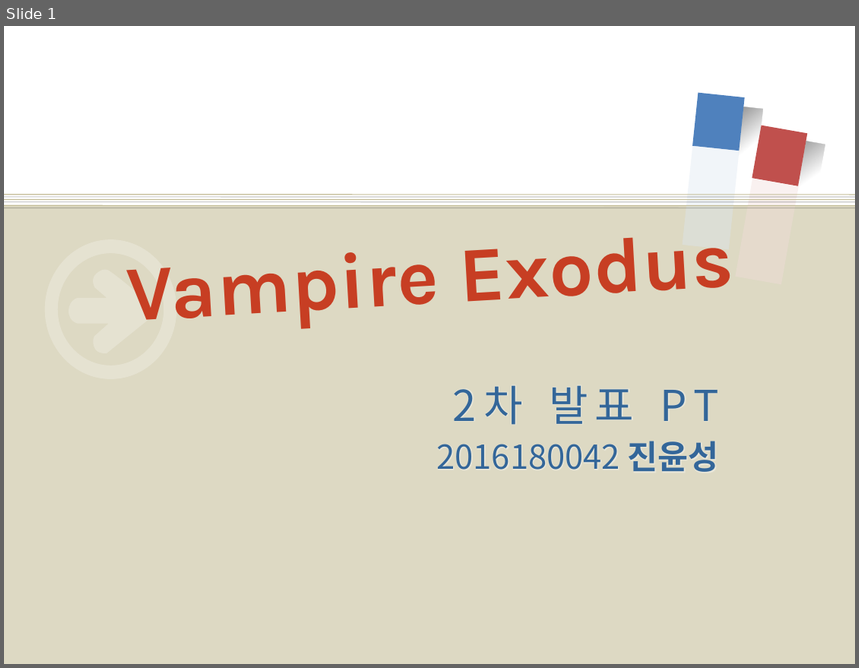
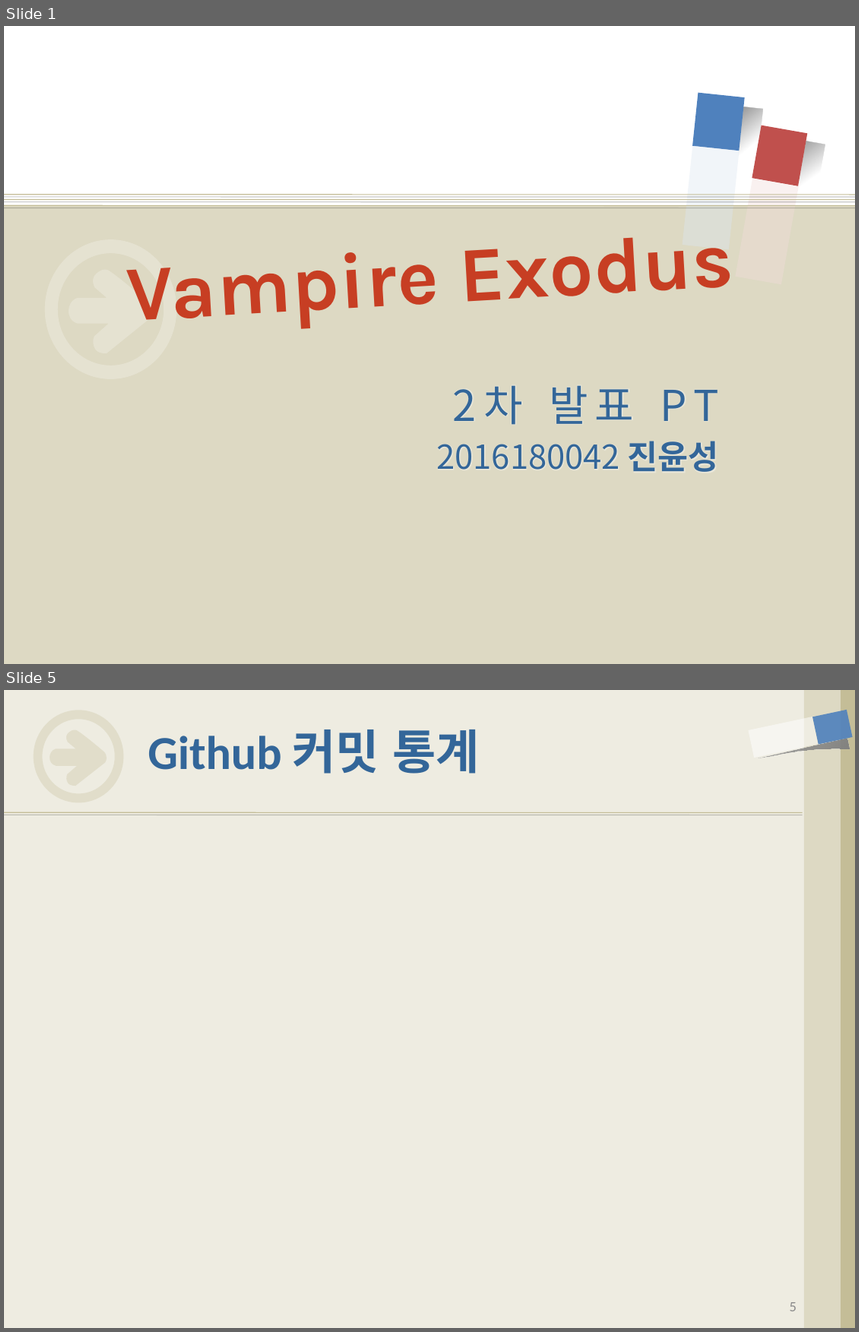
Before and after one commit to iconstudio/2017-Platformer, a slide deck: slides/Exodus_20171105.pptx. Shown one above the other, each under a label of ours: slide 1 before the commit, slides 1 and 5 after it; the slides between them are not shown. The pictures are 859x668 and 859x1332 pixels, drawn with LibreOffice and Linux fonts; fonts in the diff are those of the drawing; background and template pictures are left out. Boxes give left, top, right and bottom in pixels: in the first picture for what was removed or moved away, otherwise in the second. Text is boxed around its words. In the diff, an @@ line names an element or a change of style, - is before the commit and + after.

```diff
--- a/slides/Exodus_20171105.pptx
+++ b/slides/Exodus_20171105.pptx
@@ slide 5 added at (4, 690, 855, 1328), background #EEECE1 @@
@@ freeform shape added at (34, 710, 123, 802), fill #C4BD97 at 30% opacity @@
@@ rectangle added at (804, 690, 841, 1328), fill #DDD9C3 @@
@@ rectangle added at (805, 690, 855, 1328), fill #C4BD97 @@
@@ rectangle added at (813, 710, 853, 745), fill #4F81BD at 90% opacity @@
@@ freeform shape added at (50, 730, 107, 786), fill #C4BD97 at 30% opacity @@
@@ title added at (148, 730, 480, 774), 40 pt, text #336699, bold @@
+Github 커밋 통계
@@ rectangle added at (748, 717, 818, 758), fill #FFFFFF at 50% opacity @@
@@ freeform shape added at (756, 736, 849, 768), fill gradient #808080 @@
@@ line added from (4, 812) to (803, 812), #C4BD97 0.75 pt @@
@@ page number added at (790, 1303, 797, 1312), 12 pt, text #8C8C8C @@
+5
```
Also in this commit, not shown: 3 slides changed, 1 other slide added, 3 other files.
